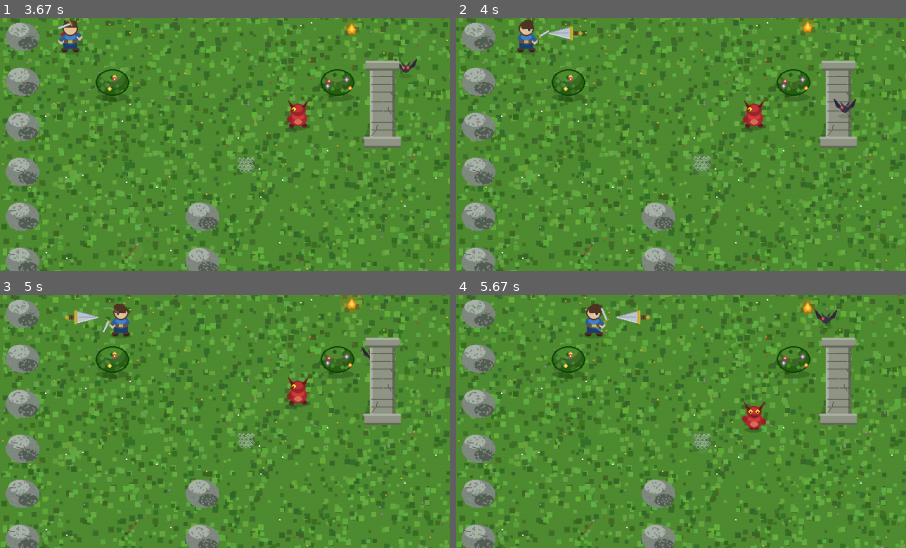
Above: before the commit, frames 1-4 (two rows, left to right).
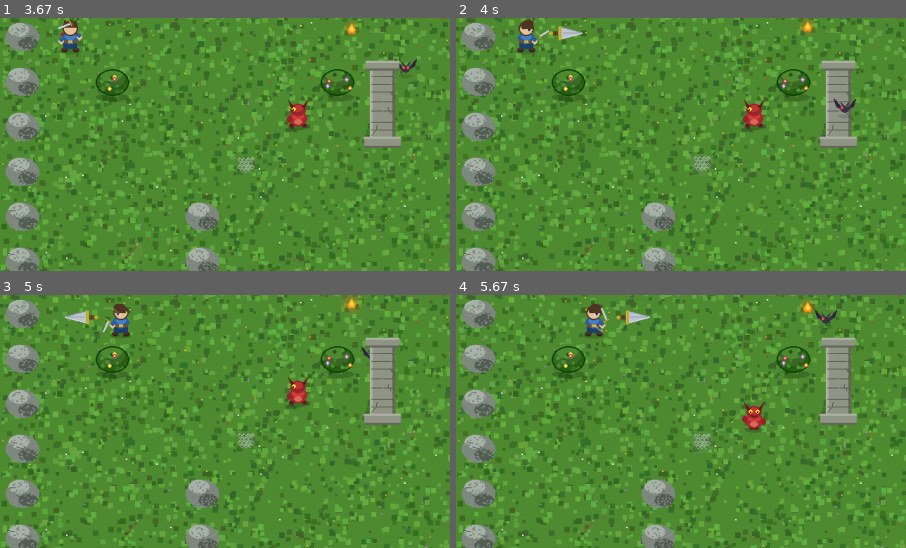
Above: after the commit, the same moments.

Repository: ewinnington/py-game-explore
Game: pygame game, started from main.py
The game is run twice, just before and just after one commit, with the same random seed, the same clock (stepped at 60 frames per second) and the same inputs.
Inputs:
- Up to frame 1 (3.67 s): tap Space at 0.33, 3.4 s; hold Right 0.67-1.13 s; hold Up 1.17-1.47 s; hold Up 1.5-1.97 s; hold Left 2-2.53 s; hold Down 2.57-2.87 s; hold Left 2.9-3.3 s; hold Up from 3.33 s (still down); tap Right Ctrl at 3.48 s
- Up to frame 2 (4 s): release Up at 3.7 s; hold Right from 3.73 s (still down); tap Space at 3.8 s
- Up to frame 3 (5 s): tap Space at 4.1, 4.47, 4.87 s; release Right at 4.37 s; hold Down 4.4-4.77 s; hold Left from 4.8 s (still down); tap Right Ctrl at 4.95 s
- Up to frame 4 (5.67 s): tap Space at 5.17, 5.37 s; release Left at 5.27 s; hold Right from 5.3 s (still down)
The pictures show only the part of the screen within x 0-50%, y 10-60%; the shares and areas given below are measured in that part.

Frame 1 is identical in both runs. In frame 2, 0.2% of the frame differs, in the area x 20-29%, y 3-10%; in frame 3, 0.2%, in the area x 14-22%, y 5-12%; in frame 4, 0.2%.

Commit message:
Fix spear left/right sprite inversion during attack
Swapped left/right in _orient() — after CCW 90° rotation the tip
points right, so use that for 'right' direction and the flipped
version for 'left'.

Co-Authored-By: Claude Opus 4.6 <noreply@anthropic.com>

Diff:
--- a/weapon_sprites.py
+++ b/weapon_sprites.py
@@ -159,10 +159,10 @@
         return pygame.transform.flip(base_surf, False, True)
 
     # For left / right we rotate the canonical surface.
-    rotated = pygame.transform.rotate(base_surf, 90)  # CCW 90
-    if direction == "left":
+    rotated = pygame.transform.rotate(base_surf, 90)  # CCW 90 → tip points right
+    if direction == "right":
         return rotated
-    # direction == "right"
+    # direction == "left" → flip so tip points left
     return pygame.transform.flip(rotated, True, False)
 
 
